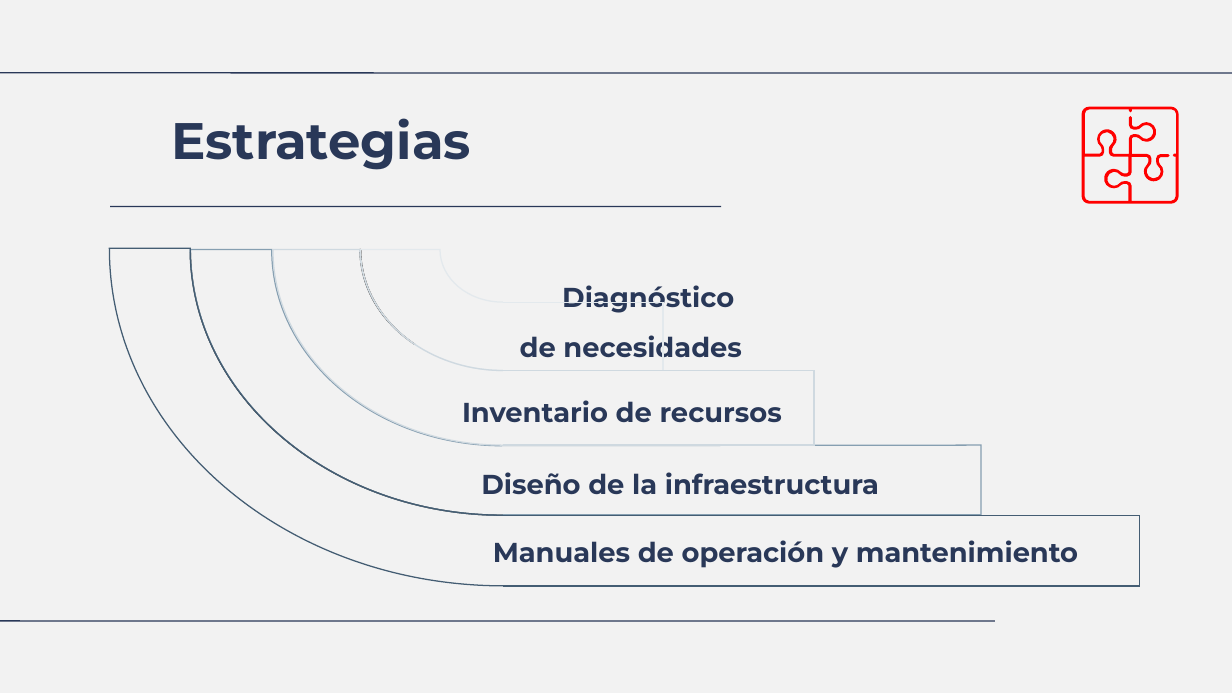
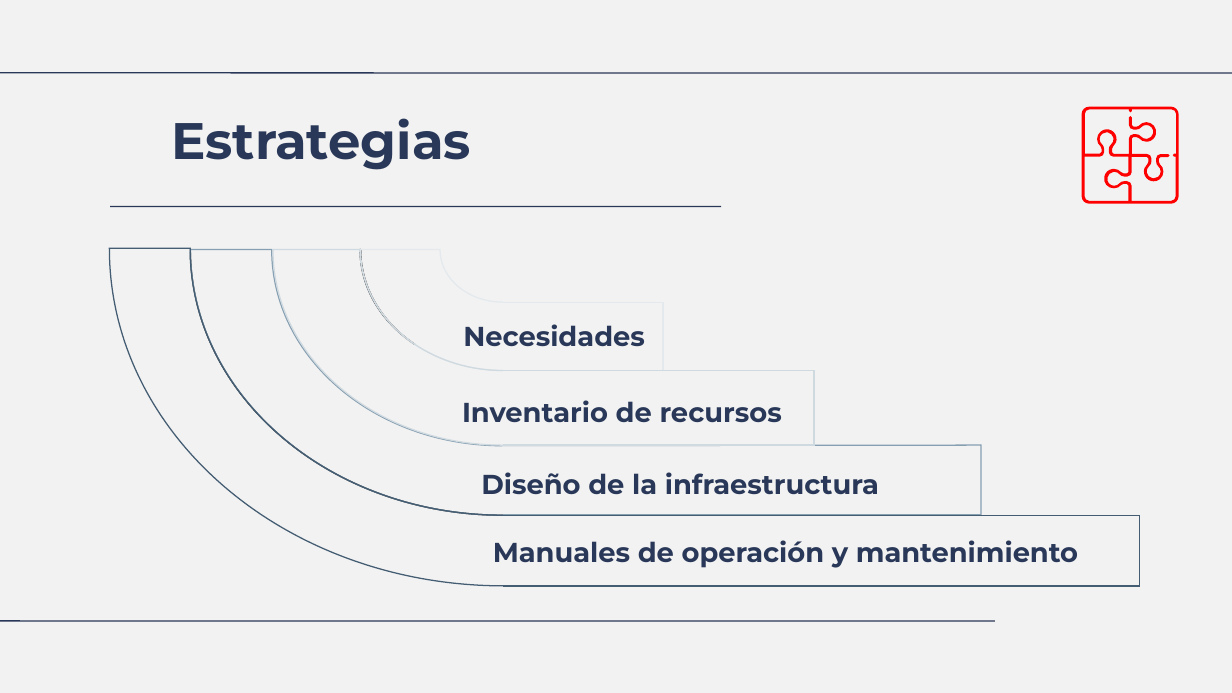
Before and after one commit to LuisDomingo/Proy_Bioinfo_Data_Analysis, a slide deck: slide 11 of index.odp. Drawn at 1232x693 pixels with LibreOffice and Linux fonts; fonts in the diff are those of the drawing. Boxes give left, top, right and bottom in pixels: in the first picture for what was removed or moved away, otherwise in the second. Text is boxed around its words. In the diff, an @@ line names an element or a change of style, - is before the commit and + after.

```diff
--- a/index.odp
+++ b/index.odp
@@ title at bbox=[463, 324, 645, 347]: text changed @@
-Diagnóstico
-de necesidades
+Necesidades
```
Also in this commit, not shown: 2 other slides changed, 8 slides added, 37 other files.
